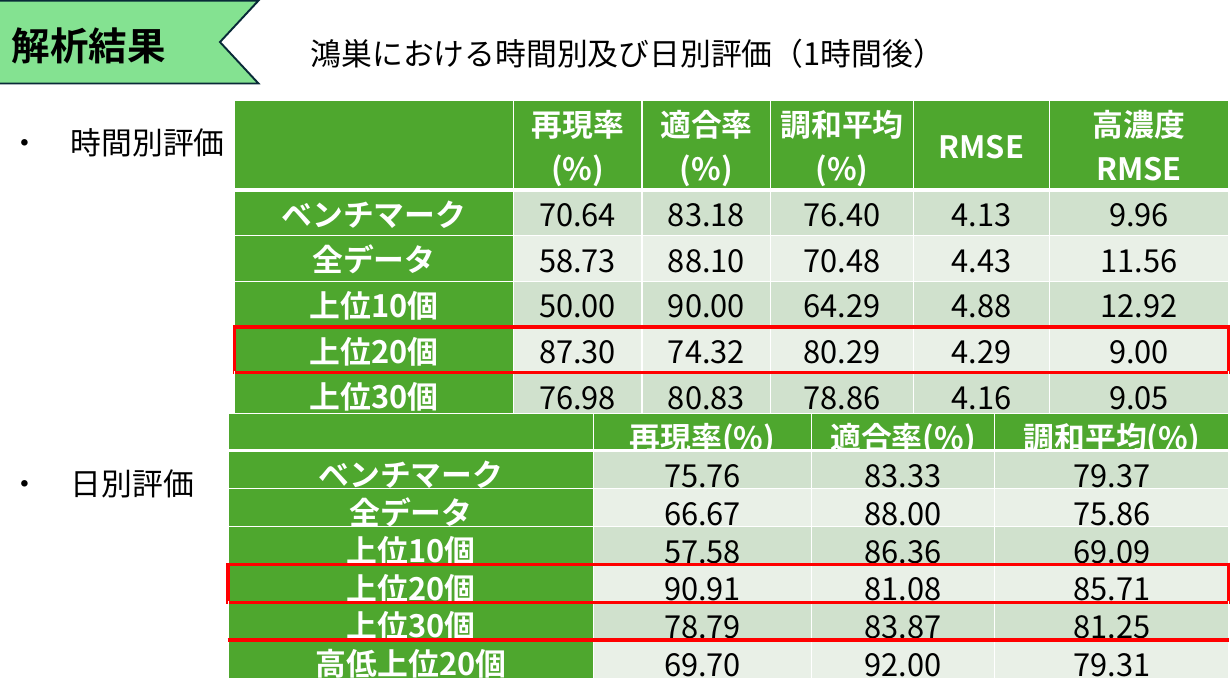
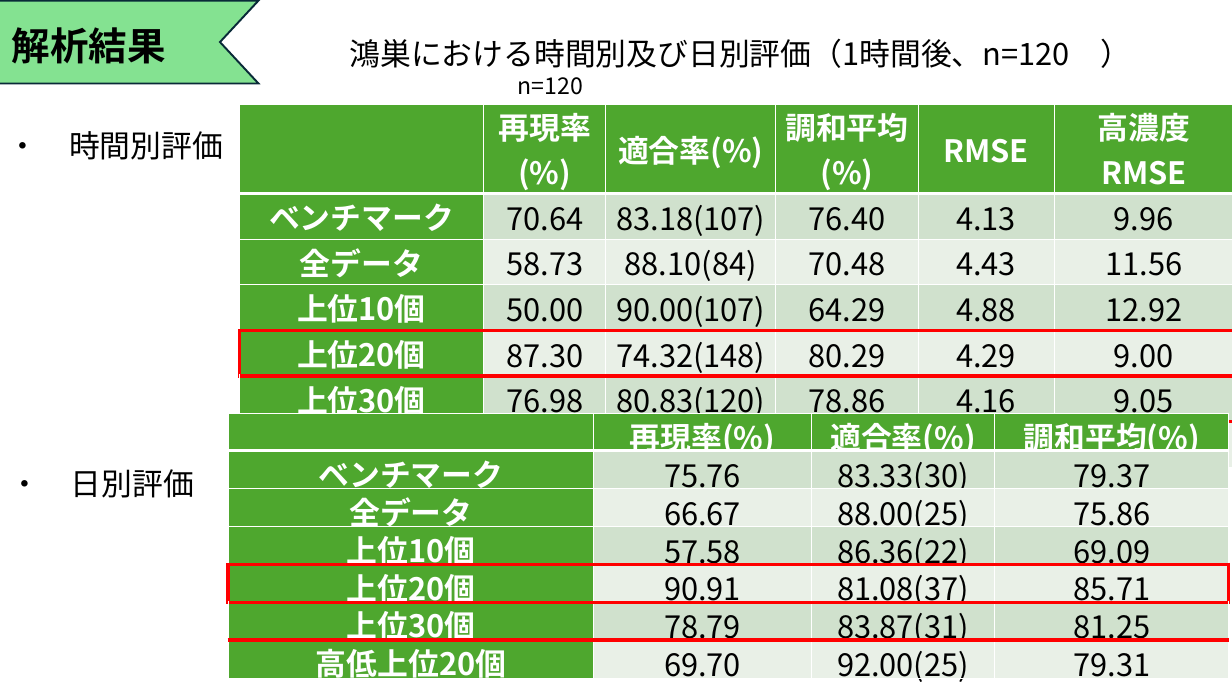
Before and after one commit to Tatsuki0623/lab, a slide deck: slide 19 of out_data/21T7-008.pptx. Drawn at 1232x693 pixels with LibreOffice and Linux fonts; fonts in the diff are those of the drawing. Boxes give left, top, right and bottom in pixels: in the first picture for what was removed or moved away, otherwise in the second. Text is boxed around its words. In the diff, an @@ line names an element or a change of style, - is before the commit and + after.

```diff
--- a/out_data/21T7-008.pptx
+++ b/out_data/21T7-008.pptx
@@ text at (350,38,1070,68): text changed @@
-鴻巣における時間別及び日別評価（1時間後）
+鴻巣における時間別及び日別評価（1時間後、n=120 ）
@@ text added at (518,77,583,95), 18 pt, text #000000 @@
+n=120
@@ table at (239,104,1232,688) @@
-row 2, column 3: 83.18
+row 2, column 3: 83.18(107)
-row 3, column 3: 88.10
+row 3, column 3: 88.10(84)
-row 4, column 3: 90.00
+row 4, column 3: 90.00(107)
-row 5, column 3: 74.32
+row 5, column 3: 74.32(148)
-row 6, column 3: 80.83
+row 6, column 3: 80.83(120)
-row 7, column 3: 89.69
+row 7, column 3: 89.69(97)
@@ table: place and size @@
-table at (235,101,1228,688)
+table at (239,104,1232,688)
@@ table at (228,413,1229,686) @@
-row 2, column 3: 83.33
+row 2, column 3: 83.33(30)
-row 3, column 3: 88.00
+row 3, column 3: 88.00(25)
-row 4, column 3: 86.36
+row 4, column 3: 86.36(22)
-row 5, column 3: 81.08
+row 5, column 3: 81.08(37)
-row 6, column 3: 83.87
+row 6, column 3: 83.87(31)
-row 7, column 3: 92.00
+row 7, column 3: 92.00(25)
```
Also in this commit, not shown: 12 other slides changed, 2 other files.
